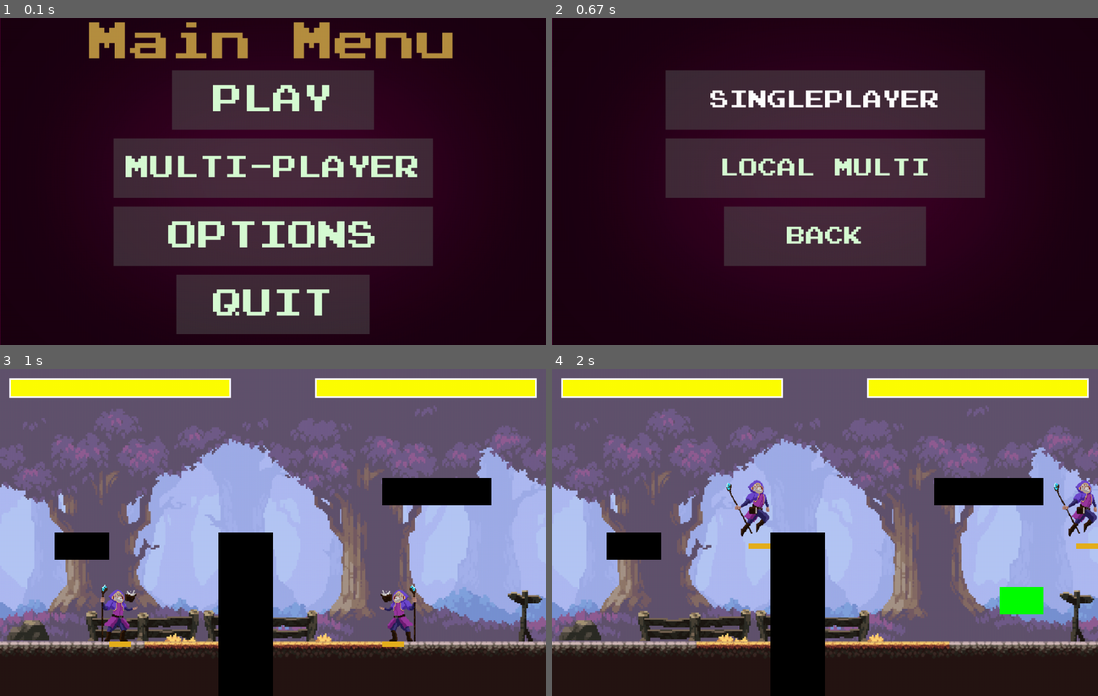
Above: before the commit, frames 1-4 (two rows, left to right).
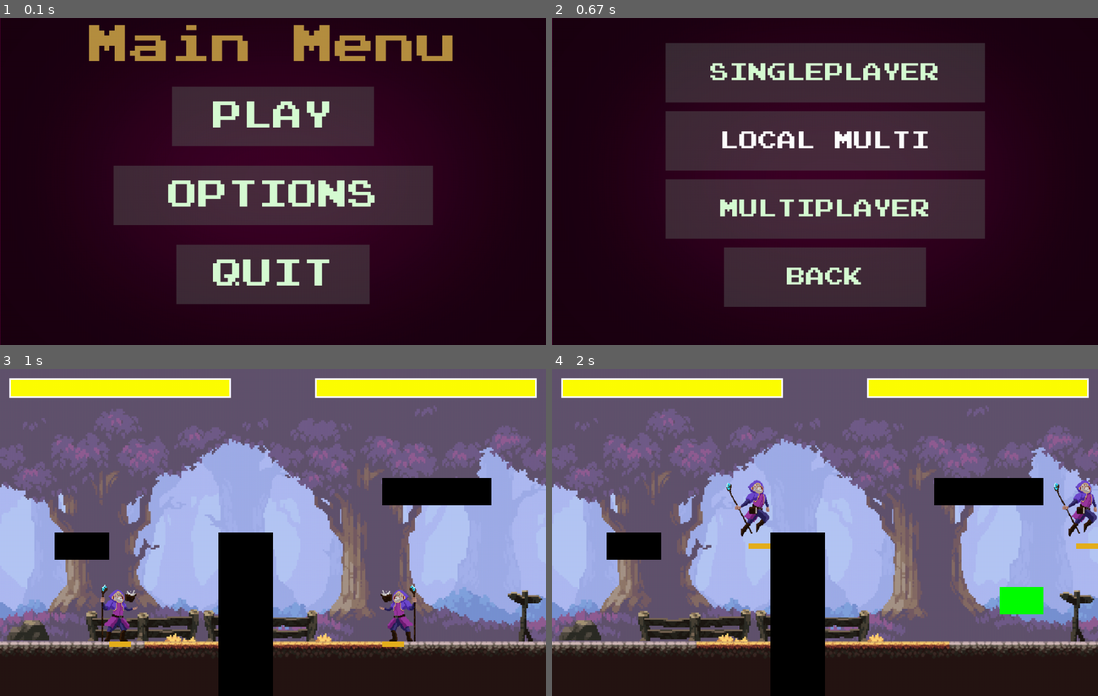
Above: after the commit, the same moments.

Repository: michaelc445/street-fighter-pygame
Game: pygame game, started from game/main.py
The game is run twice, just before and just after one commit, with the same random seed, the same clock (stepped at 60 frames per second) and the same inputs.
Inputs:
- Up to frame 1 (0.1 s): no input
- Up to frame 2 (0.67 s): click "PLAY" at 0.38 s
- Up to frame 3 (1 s): click "SINGLEPLAYER" at 0.72 s
- Up to frame 4 (2 s): tap T at 1, 1.48 s; hold Right 1.33-1.8 s; hold D 1.33-1.8 s; hold Up from 1.83 s (still down); hold W from 1.83 s (still down)

The runs differ from the first frame. In frame 1, 24% of the frame differs, in the area x 16-83%, y 1-97%; in frame 2, 22%; in frame 3, nothing differs; in frame 4, nothing differs.

Commit message:
reworked menu

Diff:
--- a/game/main.py
+++ b/game/main.py
@@ -510,16 +510,19 @@
         text = font(75).render("Play Menu", True, "#b68f40")
         rect = text.get_rect(center=(500, 45))
 
-        single_player = Button(image=pygame.image.load("assets/Options Rect.png"), pos=(500, 150),
+        single_player = Button(image=pygame.image.load("assets/Options Rect.png"), pos=(500, 100),
                       text_input="SINGLEPLAYER", font=font(35), base_color="#d7fcd4", hovering_color="White")
 
-        local = Button(image=pygame.image.load("assets/Options Rect.png"), pos=(500, 275),
+        local = Button(image=pygame.image.load("assets/Options Rect.png"), pos=(500, 225),
                       text_input="LOCAL MULTI", font=font(35), base_color="#d7fcd4", hovering_color="White")
-
-        back = Button(image=pygame.image.load("assets/Play Rect.png"), pos=(500, 400),
+        #add multiplayer button here
+        multiplayer = Button(image=pygame.image.load("assets/Options Rect.png"), pos=(500, 350),
+                      text_input="MULTIPLAYER", font=font(35), base_color="#d7fcd4", hovering_color="White")
+
+        back = Button(image=pygame.image.load("assets/Play Rect.png"), pos=(500, 475),
                       text_input="BACK", font=font(35), base_color="#d7fcd4", hovering_color="White")
 
-        for button in [single_player, local, back]:
+        for button in [single_player, local, multiplayer, back]:
             button.changeColor(mouse)
             button.update(screen)
 
@@ -538,60 +541,60 @@
                 if local.checkForInput(mouse):
                     pygame.display.set_caption("Local Multiplayer")
                     game_loop()
-                if back.checkForInput(mouse):
-                    pygame.display.set_caption("Main Menu")
-                    main_menu()
-
-        pygame.display.update()
-
-
-
-# main menu
-def main_menu():
-    while True:
-        menu_scaled = pygame.transform.scale(menu_bg, (SCREEN_WIDTH, SCREEN_HEIGHT))
-        screen.blit(menu_scaled, (0, 0))
-        mouse = pygame.mouse.get_pos()
-
-        text = font(75).render("Main Menu", True, "#b68f40")
-        rect = text.get_rect(center=(500, 45))
-
-        play = Button(image=pygame.image.load("assets/Play Rect.png"), pos=(500, 150),
-                      text_input="PLAY", font=font(55), base_color="#d7fcd4", hovering_color="White")
-
-        multi_player = Button(image=pygame.image.load("assets/Options Rect.png"), pos=(500, 275),
-                      text_input="MULTI-PLAYER", font=font(45), base_color="#d7fcd4", hovering_color="White")
-
-        options = Button(image=pygame.image.load("assets/Options Rect.png"), pos=(500, 400),
-                         text_input="OPTIONS", font=font(55), base_color="#d7fcd4", hovering_color="White")
-        quit = Button(image=pygame.image.load("assets/Quit Rect.png"), pos=(500, 525),
-                      text_input="QUIT", font=font(55), base_color="#d7fcd4", hovering_color="White")
-
-        screen.blit(text, rect)
-
-        for button in [play, options, quit,multi_player]:
-            button.changeColor(mouse)
-            button.update(screen)
-
-        for event in pygame.event.get():
-            if event.type == pygame.QUIT:
-                pygame.quit()
-                sys.exit()
-            if event.type == pygame.KEYDOWN:
-                if event.key == pygame.K_ESCAPE:
-                    pygame.quit()
-                    sys.exit()
-            if event.type == pygame.MOUSEBUTTONDOWN:
-                if play.checkForInput(mouse):
-                    pygame.display.set_caption("Game")
-                    menu_play()
-                if multi_player.checkForInput(mouse):
+                if multiplayer.checkForInput(mouse):
                     pygame.display.set_caption("Multi Player")
                     game_client = GameClient(1234)
                     game_client.connect("192.168.0.111",1234,"m")
                     print(game_client.player_id)
                     game_client.socket.setblocking(False)
                     multi_player_game_loop(game_client)
+                if back.checkForInput(mouse):
+                    pygame.display.set_caption("Main Menu")
+                    main_menu()
+
+        pygame.display.update()
+
+
+
+# main menu
+def main_menu():
+    while True:
+        menu_scaled = pygame.transform.scale(menu_bg, (SCREEN_WIDTH, SCREEN_HEIGHT))
+        screen.blit(menu_scaled, (0, 0))
+        mouse = pygame.mouse.get_pos()
+
+        text = font(75).render("Main Menu", True, "#b68f40")
+        rect = text.get_rect(center=(500, 50))
+
+        play = Button(image=pygame.image.load("assets/Play Rect.png"), pos=(500, 180),
+                      text_input="PLAY", font=font(55), base_color="#d7fcd4", hovering_color="White")
+
+        #multi_player = Button(image=pygame.image.load("assets/Options Rect.png"), pos=(500, 275),
+                      #text_input="MULTI-PLAYER", font=font(45), base_color="#d7fcd4", hovering_color="White")
+
+        options = Button(image=pygame.image.load("assets/Options Rect.png"), pos=(500, 325),
+                         text_input="OPTIONS", font=font(55), base_color="#d7fcd4", hovering_color="White")
+        quit = Button(image=pygame.image.load("assets/Quit Rect.png"), pos=(500, 470),
+                      text_input="QUIT", font=font(55), base_color="#d7fcd4", hovering_color="White")
+
+        screen.blit(text, rect)
+
+        for button in [play, options, quit]:
+            button.changeColor(mouse)
+            button.update(screen)
+
+        for event in pygame.event.get():
+            if event.type == pygame.QUIT:
+                pygame.quit()
+                sys.exit()
+            if event.type == pygame.KEYDOWN:
+                if event.key == pygame.K_ESCAPE:
+                    pygame.quit()
+                    sys.exit()
+            if event.type == pygame.MOUSEBUTTONDOWN:
+                if play.checkForInput(mouse):
+                    pygame.display.set_caption("Game")
+                    menu_play()
                 if options.checkForInput(mouse):
                     pygame.display.set_caption("Options")
                     opt()
